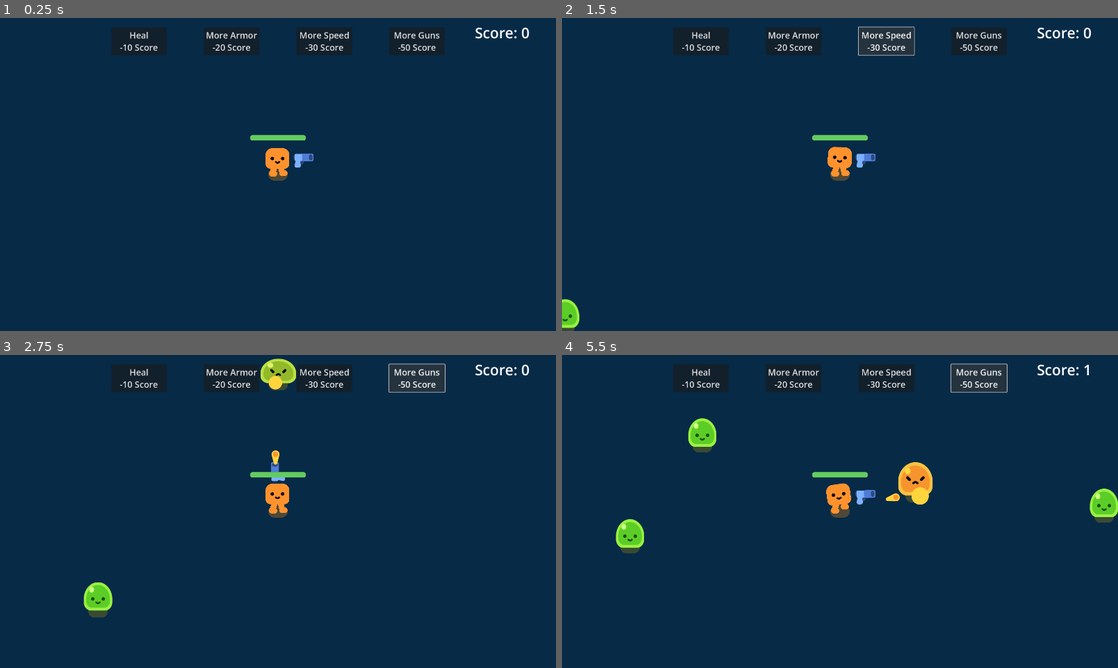
Above: before the commit, frames 1-4 (two rows, left to right).
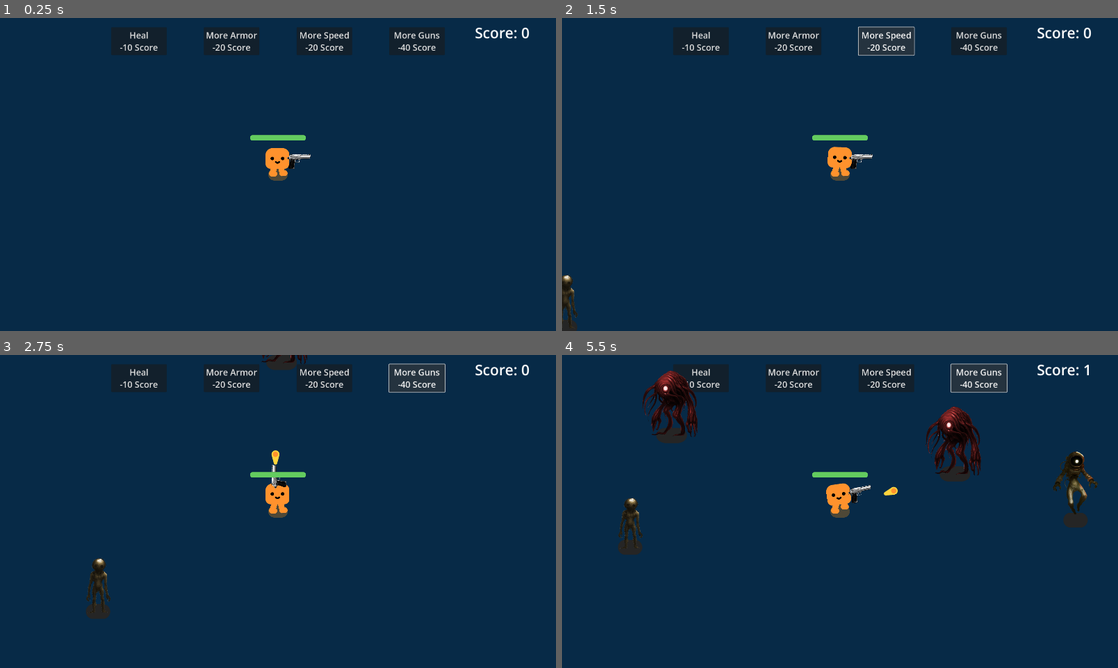
Above: after the commit, the same moments.

Repository: Marcel-MD/survivors-game
Game: Godot game, scene res://game.tscn
Same seed, same stepped clock (60 frames per second), same inputs: the game is played once before the commit and once after it.
Inputs:
- Up to frame 1 (0.25 s): no input
- Up to frame 2 (1.5 s): click "More Armor -20 Score" at 0.5 s; click "More Speed -30 Score" (after the commit: "More Speed -20 Score") at 1.25 s
- Up to frame 3 (2.75 s): click "More Guns -50 Score" (after the commit: "More Guns -40 Score") at 2 s
- Up to frame 4 (5.5 s): hold D (move_right) 2.78-3.53 s; hold S (move_down) 3.53-4.28 s; hold D (move_right) 4.28-5.03 s; hold W (move_up) from 5.03 s (still down)

The runs differ from the first frame. In frame 1, 0.2% of the frame differs, in the area x 51-73%, y 8-49%; in frame 2, 0.6%; in frame 3, 1.5%; in frame 4, 6.0%, in the area x 9-100%, y 4-64%.

Commit message:
Update assets

Diff:
--- /dev/null
+++ b/characters/eldritch_encounters/astrogor.gd
@@ -0,0 +1,10 @@
+extends Node2D
+
+
+func play_walk():
+	%AnimationPlayer.play("walk")
+
+
+func play_hurt():
+	%AnimationPlayer.play("hurt")
+	%AnimationPlayer.queue("walk")
--- /dev/null
+++ b/characters/eldritch_encounters/astrogor.tscn
@@ -0,0 +1,87 @@
+[gd_scene load_steps=9 format=3 uid="uid://sngspqyldr1i"]
+
+[ext_resource type="Texture2D" uid="uid://b7rhtttevhxtj" path="res://characters/ground_shadow.png" id="1_bauyn"]
+[ext_resource type="Script" path="res://characters/eldritch_encounters/astrogor.gd" id="1_ebcrj"]
+[ext_resource type="Texture2D" uid="uid://c48ohvrgt537n" path="res://characters/eldritch_encounters/Astrogor512.png" id="2_qg2jf"]
+[ext_resource type="Texture2D" uid="uid://e6k22uyo7la" path="res://characters/eldritch_encounters/Astrogor512Border.png" id="3_eyuup"]
+
+[sub_resource type="Animation" id="Animation_4ea7w"]
+resource_name = "RESET"
+length = 0.001
+tracks/0/type = "value"
+tracks/0/imported = false
+tracks/0/enabled = true
+tracks/0/path = NodePath("Anchor:position")
+tracks/0/interp = 1
+tracks/0/loop_wrap = true
+tracks/0/keys = {
+"times": PackedFloat32Array(0),
+"transitions": PackedFloat32Array(1),
+"update": 0,
+"values": [Vector2(0, 0)]
+}
+
+[sub_resource type="Animation" id="Animation_0on8s"]
+resource_name = "hurt"
+length = 0.2
+tracks/0/type = "value"
+tracks/0/imported = false
+tracks/0/enabled = true
+tracks/0/path = NodePath("Anchor/Astrogor512Border:modulate")
+tracks/0/interp = 1
+tracks/0/loop_wrap = true
+tracks/0/keys = {
+"times": PackedFloat32Array(0, 0.1, 0.2),
+"transitions": PackedFloat32Array(1, 1, 1),
+"update": 0,
+"values": [Color(1, 1, 1, 0), Color(1, 1, 1, 1), Color(1, 1, 1, 0)]
+}
+
+[sub_resource type="Animation" id="Animation_1qfyp"]
+resource_name = "walk"
+loop_mode = 1
+tracks/0/type = "value"
+tracks/0/imported = false
+tracks/0/enabled = true
+tracks/0/path = NodePath("Anchor:position:y")
+tracks/0/interp = 1
+tracks/0/loop_wrap = true
+tracks/0/keys = {
+"times": PackedFloat32Array(0, 0.5, 1),
+"transitions": PackedFloat32Array(1, 1, 1),
+"update": 0,
+"values": [0.0, -32.0, 0.0]
+}
+
+[sub_resource type="AnimationLibrary" id="AnimationLibrary_a3nbp"]
+_data = {
+"RESET": SubResource("Animation_4ea7w"),
+"hurt": SubResource("Animation_0on8s"),
+"walk": SubResource("Animation_1qfyp")
+}
+
+[node name="Astrogor" type="Node2D"]
+script = ExtResource("1_ebcrj")
+
+[node name="GroundShadow" type="Sprite2D" parent="."]
+modulate = Color(0.145098, 0.145098, 0.145098, 1)
+texture = ExtResource("1_bauyn")
+
+[node name="Anchor" type="Marker2D" parent="."]
+
+[node name="Astrogor512" type="Sprite2D" parent="Anchor"]
+position = Vector2(0, -96)
+scale = Vector2(0.4375, 0.4375)
+texture = ExtResource("2_qg2jf")
+
+[node name="Astrogor512Border" type="Sprite2D" parent="Anchor"]
+modulate = Color(1, 1, 1, 0)
+position = Vector2(1.3411e-07, -96)
+scale = Vector2(0.4375, 0.4375)
+texture = ExtResource("3_eyuup")
+
+[node name="AnimationPlayer" type="AnimationPlayer" parent="."]
+unique_name_in_owner = true
+libraries = {
+"": SubResource("AnimationLibrary_a3nbp")
+}
--- /dev/null
+++ b/characters/eldritch_encounters/morbith.gd
@@ -0,0 +1,10 @@
+extends Node2D
+
+
+func play_walk():
+	%AnimationPlayer.play("walk")
+
+
+func play_hurt():
+	%AnimationPlayer.play("hurt")
+	%AnimationPlayer.queue("walk")
--- /dev/null
+++ b/characters/eldritch_encounters/morbith.tscn
@@ -0,0 +1,71 @@
+[gd_scene load_steps=8 format=3 uid="uid://t402u65ckpd6"]
+
+[ext_resource type="Texture2D" uid="uid://b7rhtttevhxtj" path="res://characters/ground_shadow.png" id="1_af310"]
+[ext_resource type="Script" path="res://characters/eldritch_encounters/morbith.gd" id="1_h03nv"]
+[ext_resource type="Texture2D" uid="uid://fes5fw0jmcmw" path="res://characters/eldritch_encounters/Morbith512.png" id="2_aqny1"]
+[ext_resource type="Texture2D" uid="uid://br01i1opp8ote" path="res://characters/eldritch_encounters/Morbith512Border.png" id="3_o4l56"]
+
+[sub_resource type="Animation" id="Animation_c5spn"]
+resource_name = "hurt"
+length = 0.2
+tracks/0/type = "value"
+tracks/0/imported = false
+tracks/0/enabled = true
+tracks/0/path = NodePath("Anchor/Morbith512Border:modulate")
+tracks/0/interp = 1
+tracks/0/loop_wrap = true
+tracks/0/keys = {
+"times": PackedFloat32Array(0, 0.1, 0.2),
+"transitions": PackedFloat32Array(1, 1, 1),
+"update": 0,
+"values": [Color(1, 1, 1, 0), Color(1, 1, 1, 1), Color(1, 1, 1, 0)]
+}
+
+[sub_resource type="Animation" id="Animation_rqak7"]
+resource_name = "walk"
+length = 0.6
+loop_mode = 1
+tracks/0/type = "value"
+tracks/0/imported = false
+tracks/0/enabled = true
+tracks/0/path = NodePath("Anchor:scale")
+tracks/0/interp = 1
+tracks/0/loop_wrap = true
+tracks/0/keys = {
+"times": PackedFloat32Array(0, 0.3, 0.6),
+"transitions": PackedFloat32Array(1, 1, 1),
+"update": 0,
+"values": [Vector2(1, 1), Vector2(1, 0.9), Vector2(1, 0.999997)]
+}
+
+[sub_resource type="AnimationLibrary" id="AnimationLibrary_vrfqu"]
+_data = {
+"hurt": SubResource("Animation_c5spn"),
+"walk": SubResource("Animation_rqak7")
+}
+
+[node name="Morbith" type="Node2D"]
+script = ExtResource("1_h03nv")
+
+[node name="GroundShadow" type="Sprite2D" parent="."]
+modulate = Color(0.145098, 0.145098, 0.145098, 1)
+texture = ExtResource("1_af310")
+
+[node name="Anchor" type="Marker2D" parent="."]
+
+[node name="Morbith512" type="Sprite2D" parent="Anchor"]
+position = Vector2(7.99999, -88)
+scale = Vector2(0.4375, 0.4375)
+texture = ExtResource("2_aqny1")
+
+[node name="Morbith512Border" type="Sprite2D" parent="Anchor"]
+modulate = Color(1, 1, 1, 0)
+position = Vector2(0.999996, -87)
+scale = Vector2(0.441406, 0.441406)
+texture = ExtResource("3_o4l56")
+
+[node name="AnimationPlayer" type="AnimationPlayer" parent="."]
+unique_name_in_owner = true
+libraries = {
+"": SubResource("AnimationLibrary_vrfqu")
+}
--- /dev/null
+++ b/characters/eldritch_encounters/vespermorph.gd
@@ -0,0 +1,10 @@
+extends Node2D
+
+
+func play_walk():
+	%AnimationPlayer.play("walk")
+
+
+func play_hurt():
+	%AnimationPlayer.play("hurt")
+	%AnimationPlayer.queue("walk")
--- /dev/null
+++ b/characters/eldritch_encounters/vespermorph.tscn
@@ -0,0 +1,73 @@
+[gd_scene load_steps=8 format=3 uid="uid://c65id7v2an0t4"]
+
+[ext_resource type="Script" path="res://characters/eldritch_encounters/vespermorph.gd" id="1_bse64"]
+[ext_resource type="Texture2D" uid="uid://b7rhtttevhxtj" path="res://characters/ground_shadow.png" id="1_tbp4k"]
+[ext_resource type="Texture2D" uid="uid://ycp4q3dblbyf" path="res://characters/eldritch_encounters/Vespermorph512.png" id="2_1kxs7"]
+[ext_resource type="Texture2D" uid="uid://d2kg1lbviexdf" path="res://characters/eldritch_encounters/Vespermorph512Border.png" id="3_gasya"]
+
+[sub_resource type="Animation" id="Animation_x0vpo"]
+resource_name = "hurt"
+length = 0.2
+tracks/0/type = "value"
+tracks/0/imported = false
+tracks/0/enabled = true
+tracks/0/path = NodePath("Anchor/Vespermorph512Border:modulate")
+tracks/0/interp = 1
+tracks/0/loop_wrap = true
+tracks/0/keys = {
+"times": PackedFloat32Array(0, 0.1, 0.2),
+"transitions": PackedFloat32Array(1, 1, 1),
+"update": 0,
+"values": [Color(1, 1, 1, 0), Color(1, 1, 1, 1), Color(1, 1, 1, 0)]
+}
+
+[sub_resource type="Animation" id="Animation_e3l24"]
+resource_name = "walk"
+loop_mode = 1
+tracks/0/type = "value"
+tracks/0/imported = false
+tracks/0/enabled = true
+tracks/0/path = NodePath("Anchor:scale")
+tracks/0/interp = 1
+tracks/0/loop_wrap = true
+tracks/0/keys = {
+"times": PackedFloat32Array(0, 0.5, 1),
+"transitions": PackedFloat32Array(1, 1, 1),
+"update": 0,
+"values": [Vector2(1, 1), Vector2(1, 1.15), Vector2(1, 1)]
+}
+
+[sub_resource type="AnimationLibrary" id="AnimationLibrary_2qyq0"]
+_data = {
+"hurt": SubResource("Animation_x0vpo"),
+"walk": SubResource("Animation_e3l24")
+}
+
+[node name="Vespermorph" type="Node2D"]
+script = ExtResource("1_bse64")
+
+[node name="GroundShadow" type="Sprite2D" parent="."]
+modulate = Color(0.145098, 0.145098, 0.145098, 1)
+position = Vector2(11, 0)
+scale = Vector2(1.2619, 1)
+texture = ExtResource("1_tbp4k")
+
+[node name="Anchor" type="Marker2D" parent="."]
+scale = Vector2(1, 1.06767)
+
+[node name="Vespermorph512" type="Sprite2D" parent="Anchor"]
+position = Vector2(7.99998, -104)
+scale = Vector2(0.53125, 0.546875)
+texture = ExtResource("2_1kxs7")
+
+[node name="Vespermorph512Border" type="Sprite2D" parent="Anchor"]
+modulate = Color(1, 1, 1, 0)
+position = Vector2(8.00005, -88)
+scale = Vector2(0.53125, 0.546875)
+texture = ExtResource("3_gasya")
+
+[node name="AnimationPlayer" type="AnimationPlayer" parent="."]
+unique_name_in_owner = true
+libraries = {
+"": SubResource("AnimationLibrary_2qyq0")
+}
--- a/characters/slime/slime.gd
+++ /dev/null
@@ -1,14 +0,0 @@
-extends Node2D
-
-
-func play_walk():
-	%AnimationPlayer.play("walk")
-
-
-func play_idle():
-	%AnimationPlayer.play("idle")
-
-
-func play_hurt():
-	%AnimationPlayer.play("hurt")
-	%AnimationPlayer.queue("walk")
--- a/characters/slime/slime.tscn
+++ /dev/null
@@ -1,245 +0,0 @@
-[gd_scene load_steps=12 format=3 uid="uid://ogik4s70pgwl"]
-
-[ext_resource type="Texture2D" uid="uid://dvgfmy6vtvjji" path="res://characters/slime/slime_body.png" id="1_3j35h"]
-[ext_resource type="Script" path="res://characters/slime/slime.gd" id="1_87y5x"]
-[ext_resource type="Texture2D" uid="uid://b7rhtttevhxtj" path="res://characters/ground_shadow.png" id="1_cq7ej"]
-[ext_resource type="Texture2D" uid="uid://c078jrp2yvc4s" path="res://characters/slime/slime_face.png" id="2_ygydt"]
-[ext_resource type="Texture2D" uid="uid://btbxea1f3vwot" path="res://characters/slime/slime_body_hurt.png" id="4_0qu0c"]
-[ext_resource type="Texture2D" uid="uid://cai2ijnbypqtr" path="res://characters/slime/slime_hurt_eyes.png" id="4_hi70h"]
-
-[sub_resource type="Animation" id="Animation_y4lve"]
-length = 0.001
-tracks/0/type = "value"
-tracks/0/imported = false
-tracks/0/enabled = true
-tracks/0/path = NodePath("Anchor/Face:position:y")
-tracks/0/interp = 1
-tracks/0/loop_wrap = true
-tracks/0/keys = {
-"times": PackedFloat32Array(0),
-"transitions": PackedFloat32Array(1),
-"update": 0,
-"values": [-25.0]
-}
-tracks/1/type = "value"
-tracks/1/imported = false
-tracks/1/enabled = true
-tracks/1/path = NodePath("Anchor/SlimeBody:scale")
-tracks/1/interp = 1
-tracks/1/loop_wrap = true
-tracks/1/keys = {
-"times": PackedFloat32Array(0),
-"transitions": PackedFloat32Array(1),
-"update": 0,
-"values": [Vector2(1, 1)]
-}
-tracks/2/type = "value"
-tracks/2/imported = false
-tracks/2/enabled = true
-tracks/2/path = NodePath("Anchor:position:y")
-tracks/2/interp = 1
-tracks/2/loop_wrap = true
-tracks/2/keys = {
-"times": PackedFloat32Array(0),
-"transitions": PackedFloat32Array(1),
-"update": 0,
-"values": [0.0]
-}
-tracks/3/type = "value"
-tracks/3/imported = false
-tracks/3/enabled = true
-tracks/3/path = NodePath("Anchor/Face/SlimeFace:texture")
-tracks/3/interp = 1
-tracks/3/loop_wrap = true
-tracks/3/keys = {
-"times": PackedFloat32Array(0),
-"transitions": PackedFloat32Array(1),
-"update": 1,
-"values": [ExtResource("2_ygydt")]
-}
-tracks/4/type = "value"
-tracks/4/imported = false
-tracks/4/enabled = true
-tracks/4/path = NodePath("Anchor:scale")
-tracks/4/interp = 1
-tracks/4/loop_wrap = true
-tracks/4/keys = {
-"times": PackedFloat32Array(0),
-"transitions": PackedFloat32Array(1),
-"update": 0,
-"values": [Vector2(1, 1)]
-}
-
-[sub_resource type="Animation" id="Animation_lu163"]
-resource_name = "hurt"
-length = 0.2
-tracks/0/type = "value"
-tracks/0/imported = false
-tracks/0/enabled = true
-tracks/0/path = NodePath("Anchor/Face/SlimeFace:texture")
-tracks/0/interp = 1
-tracks/0/loop_wrap = true
-tracks/0/keys = {
-"times": PackedFloat32Array(0, 0.2),
-"transitions": PackedFloat32Array(1, 1),
-"update": 1,
-"values": [ExtResource("4_hi70h"), ExtResource("2_ygydt")]
-}
-tracks/1/type = "value"
-tracks/1/imported = false
-tracks/1/enabled = true
-tracks/1/path = NodePath("Anchor/Face:position:y")
-tracks/1/interp = 1
-tracks/1/loop_wrap = true
-tracks/1/keys = {
-"times": PackedFloat32Array(0, 0.1),
-"transitions": PackedFloat32Array(1, 1),
-"update": 0,
-"values": [-25.0, -35.0]
-}
-tracks/2/type = "value"
-tracks/2/imported = false
-tracks/2/enabled = true
-tracks/2/path = NodePath("Anchor:scale")
-tracks/2/interp = 1
-tracks/2/loop_wrap = true
-tracks/2/keys = {
-"times": PackedFloat32Array(0, 0.1, 0.2),
-"transitions": PackedFloat32Array(-2, -2, -2),
-"update": 0,
-"values": [Vector2(1, 1), Vector2(1.2, 1.2), Vector2(1, 1)]
-}
-tracks/3/type = "value"
-tracks/3/imported = false
-tracks/3/enabled = true
-tracks/3/path = NodePath("Anchor/SlimeBody/SlimeBodyHurt:modulate:a")
-tracks/3/interp = 1
-tracks/3/loop_wrap = true
-tracks/3/keys = {
-"times": PackedFloat32Array(0, 0.1, 0.2),
-"transitions": PackedFloat32Array(1, -2, 1),
-"update": 0,
-"values": [0.0, 1.0, 0.0]
-}
-
-[sub_resource type="Animation" id="Animation_71vdi"]
-resource_name = "idle"
-loop_mode = 1
-tracks/0/type = "value"
-tracks/0/imported = false
-tracks/0/enabled = true
-tracks/0/path = NodePath("Anchor/Face:position:y")
-tracks/0/interp = 1
-tracks/0/loop_wrap = true
-tracks/0/keys = {
-"times": PackedFloat32Array(0, 0.5, 1),
-"transitions": PackedFloat32Array(-2, -2, -2),
-"update": 0,
-"values": [-28.0, -24.0, -28.0]
-}
-tracks/1/type = "value"
-tracks/1/imported = false
-tracks/1/enabled = true
-tracks/1/path = NodePath("Anchor/SlimeBody:scale")
-tracks/1/interp = 1
-tracks/1/loop_wrap = true
-tracks/1/keys = {
-"times": PackedFloat32Array(0, 0.5, 1),
-"transitions": PackedFloat32Array(-2, -2, -2),
-"update": 0,
-"values": [Vector2(1, 1), Vector2(1.05, 0.95), Vector2(1, 1)]
-}
-tracks/2/type = "value"
-tracks/2/imported = false
-tracks/2/enabled = true
-tracks/2/path = NodePath("Anchor:position:y")
-tracks/2/interp = 1
-tracks/2/loop_wrap = true
-tracks/2/keys = {
-"times": PackedFloat32Array(0),
-"transitions": PackedFloat32Array(1),
-"update": 0,
-"values": [0.0]
-}
-
-[sub_resource type="Animation" id="Animation_l6fy2"]
-resource_name = "walk"
-length = 0.4
-loop_mode = 1
-tracks/0/type = "value"
-tracks/0/imported = false
-tracks/0/enabled = true
-tracks/0/path = NodePath("Anchor:position:y")
-tracks/0/interp = 1
-tracks/0/loop_wrap = true
-tracks/0/keys = {
-"times": PackedFloat32Array(0, 0.2, 0.4),
-"transitions": PackedFloat32Array(1, 1, 1),
-"update": 0,
-"values": [0.0, -20.0, 0.0]
-}
-tracks/1/type = "value"
-tracks/1/imported = false
-tracks/1/enabled = true
-tracks/1/path = NodePath("Anchor/SlimeBody:scale")
-tracks/1/interp = 2
-tracks/1/loop_wrap = true
-tracks/1/keys = {
-"times": PackedFloat32Array(0.1, 0.3, 0.5),
-"transitions": PackedFloat32Array(1, 1, 1),
-"update": 0,
-"values": [Vector2(0.9, 1.1), Vector2(1.1, 0.9), Vector2(0.9, 1.1)]
-}
-tracks/2/type = "value"
-tracks/2/imported = false
-tracks/2/enabled = true
-tracks/2/path = NodePath("Anchor/Face:position:y")
-tracks/2/interp = 2
-tracks/2/loop_wrap = true
-tracks/2/keys = {
-"times": PackedFloat32Array(0.1, 0.3, 0.5),
-"transitions": PackedFloat32Array(1, 1, 1),
-"update": 0,
-"values": [-24.0, -28.0, -24.0]
-}
-
-[sub_resource type="AnimationLibrary" id="AnimationLibrary_j6cum"]
-_data = {
-"RESET": SubResource("Animation_y4lve"),
-"hurt": SubResource("Animation_lu163"),
-"idle": SubResource("Animation_71vdi"),
-"walk": SubResource("Animation_l6fy2")
-}
-
-[node name="Slime" type="Node2D"]
-script = ExtResource("1_87y5x")
-
-[node name="GroundShadow" type="Sprite2D" parent="."]
-modulate = Color(0.223529, 0.290196, 0.203922, 1)
-z_index = -1
-z_as_relative = false
-scale = Vector2(0.8, 0.8)
-texture = ExtResource("1_cq7ej")
-
-[node name="Anchor" type="Marker2D" parent="."]
-
-[node name="SlimeBody" type="Sprite2D" parent="Anchor"]
-texture = ExtResource("1_3j35h")
-offset = Vector2(0, -36)
-
-[node name="SlimeBodyHurt" type="Sprite2D" parent="Anchor/SlimeBody"]
-modulate = Color(1, 1, 1, 0)
-texture = ExtResource("4_0qu0c")
-offset = Vector2(0, -36)
-
-[node name="Face" type="Marker2D" parent="Anchor"]
-position = Vector2(0, -25)
-
-[node name="SlimeFace" type="Sprite2D" parent="Anchor/Face"]
-texture = ExtResource("2_ygydt")
-
-[node name="AnimationPlayer" type="AnimationPlayer" parent="."]
-unique_name_in_owner = true
-libraries = {
-"": SubResource("AnimationLibrary_j6cum")
-}
--- a/enemy.gd
+++ b/enemy.gd
@@ -1,21 +1,42 @@
 extends CharacterBody2D
 
-var health = 3
 const SMOKE = preload("res://smoke_explosion/smoke_explosion.tscn")
+const MORBITH = preload("res://characters/eldritch_encounters/morbith.tscn")
+const ASTROGOR = preload("res://characters/eldritch_encounters/astrogor.tscn")
+const VESPERMORPH = preload("res://characters/eldritch_encounters/vespermorph.tscn")
 @onready var player = get_node("/root/Game/Player")
 
+var enemy
+var speed = 300
+var health = 3
+var damage = 30
+
 func _ready():
-	%Slime.play_walk()
+	var seed = randf()
+	if seed < 0.2:
+		enemy = VESPERMORPH.instantiate()
+		speed = 200
+		health = 6
+		damage = 50
+	elif seed < 0.5:
+		enemy = ASTROGOR.instantiate()
+		speed = 500
+		health = 4
+	else:
+		enemy = MORBITH.instantiate()
+
+	add_child(enemy)
+	enemy.play_walk()
 
 
 func _physics_process(delta):
 	var direction = global_position.direction_to(player.global_position)
-	velocity = direction * 300
+	velocity = direction * speed
 	move_and_slide()
 
 
 func take_damage():
-	$Slime.play_hurt()
+	enemy.play_hurt()
 	health -= 1
 
 	if health == 0:
--- a/enemy.tscn
+++ b/enemy.tscn
@@ -1,7 +1,6 @@
-[gd_scene load_steps=4 format=3 uid="uid://cvvjnwq3nixi"]
+[gd_scene load_steps=3 format=3 uid="uid://cvvjnwq3nixi"]
 
 [ext_resource type="Script" path="res://enemy.gd" id="1_rgein"]
-[ext_resource type="PackedScene" uid="uid://ogik4s70pgwl" path="res://characters/slime/slime.tscn" id="2_fs4sb"]
 
 [sub_resource type="CircleShape2D" id="CircleShape2D_aqa6m"]
 radius = 50.0
@@ -11,9 +10,6 @@
 collision_mask = 3
 script = ExtResource("1_rgein")
 
-[node name="Slime" parent="." instance=ExtResource("2_fs4sb")]
-unique_name_in_owner = true
-
 [node name="CollisionShape2D" type="CollisionShape2D" parent="."]
 position = Vector2(0, -32)
 shape = SubResource("CircleShape2D_aqa6m")
--- a/game.gd
+++ b/game.gd
@@ -43,20 +43,20 @@
 		return
 
 	player.increment_score(-20)
-	player.decrease_damage_rate()
+	player.increase_armor()
 
 
 func _on_speed_button_pressed():
-	if player.score < 30:
+	if player.score < 20:
 		return
 
-	player.increment_score(-30)
+	player.increment_score(-20)
 	player.increase_speed()
 
 
 func _on_gun_button_pressed():
-	if player.score < 50:
+	if player.score < 40:
 		return
 
-	player.increment_score(-50)
+	player.increment_score(-40)
 	player.add_new_gun()
--- /dev/null
+++ b/game.gdshader
@@ -0,0 +1,19 @@
+shader_type canvas_item;
+
+uniform sampler2D noise : repeat_enable;
+uniform vec2 scroll = vec2(0, -0.05);
+uniform vec4 tone_color : source_color;
+
+void fragment() {
+	vec4 noise_col = texture(noise, UV + scroll * TIME);
+	COLOR = noise_col * tone_color;
+}
+
+//void vertex() {
+	//// Called for every vertex the material is visible on.
+//}
+
+//void light() {
+	// Called for every pixel for every light affecting the CanvasItem.
+	// Uncomment to replace the default light processing function with this one.
+//}
--- a/game.tscn
+++ b/game.tscn
@@ -62,7 +62,7 @@
 offset_bottom = 128.0
 theme_override_font_sizes/font_size = 30
 text = "More Speed
--30 Score"
+-20 Score"
 
 [node name="GunButton" type="Button" parent="CanvasLayer"]
 offset_left = 1344.0
@@ -71,7 +71,7 @@
 offset_bottom = 128.0
 theme_override_font_sizes/font_size = 30
 text = "More Guns
--50 Score"
+-40 Score"
 
 [node name="Player" parent="." instance=ExtResource("1_nc74y")]
 position = Vector2(960, 544)
--- a/gun.tscn
+++ b/gun.tscn
@@ -1,12 +1,13 @@
 [gd_scene load_steps=4 format=3 uid="uid://dcdxdh5g823ri"]
 
 [ext_resource type="Script" path="res://gun.gd" id="1_fnsvp"]
-[ext_resource type="Texture2D" uid="uid://cswb5do8rrj7q" path="res://pistol/pistol.png" id="1_m0c32"]
+[ext_resource type="Texture2D" uid="uid://dpce2dqbfdqht" path="res://pistol/deagle.webp" id="2_i3she"]
 
 [sub_resource type="CircleShape2D" id="CircleShape2D_odi7v"]
 radius = 512.062
 
 [node name="Gun" type="Area2D"]
+position = Vector2(2.08165e-12, 2.08165e-12)
 collision_layer = 0
 collision_mask = 2
 script = ExtResource("1_fnsvp")
@@ -16,13 +17,16 @@
 
 [node name="PivotPoint" type="Marker2D" parent="."]
 
-[node name="Pistol" type="Sprite2D" parent="PivotPoint"]
-position = Vector2(88, 0)
-texture = ExtResource("1_m0c32")
+[node name="Deagle" type="Sprite2D" parent="PivotPoint"]
+position = Vector2(72, 0)
+scale = Vector2(0.3905, 0.424202)
+texture = ExtResource("2_i3she")
+flip_h = true
 
-[node name="ShootingPoint" type="Marker2D" parent="PivotPoint/Pistol"]
+[node name="ShootingPoint" type="Marker2D" parent="PivotPoint/Deagle"]
 unique_name_in_owner = true
-position = Vector2(25, -10)
+position = Vector2(104.994, -23.5737)
+scale = Vector2(2.56082, 2.35737)
 
 [node name="Timer" type="Timer" parent="."]
 wait_time = 0.3
--- a/player.gd
+++ b/player.gd
@@ -3,10 +3,12 @@
 @onready var score_label = get_node("/root/Game/CanvasLayer/ScoreLabel")
 const GUN = preload("res://gun.tscn")
 signal health_depleted
-var damage_rate = 30.0
+
+var armor = 1.0
 var health = 100.0
 var speed = 600
 var score = 0
+var guns = 0
 
 func increment_score(amount):
 	score += amount
@@ -14,6 +16,8 @@
 
 func add_new_gun():
 	var gun = GUN.instantiate()
+	gun.position.y = guns * 20
+	guns += 1
 	add_child(gun)
 
 func heal():
@@ -23,9 +27,9 @@
 func increase_speed():
 	speed += 150
 
-func decrease_damage_rate():
-	if damage_rate > 5.0:
-		damage_rate -= 5.0
+func increase_armor():
+	if armor > 0.3:
+		armor -= 0.2
 
 
 func _physics_process(delta):
@@ -40,7 +44,10 @@
 
 	var overlapping_enemies = %HurtBox.get_overlapping_bodies()
 	if overlapping_enemies.size() > 0:
-		health -= damage_rate * overlapping_enemies.size() * delta
+		var damage = 0
+		for enemy in overlapping_enemies:
+			damage += enemy.damage
+		health -= damage * armor * delta
 		%HealthBar.value = health
 		if health <= 0.0:
 			health_depleted.emit()
Binary file removed: characters/eldritch_encounters/Astrogor.png
Not shown, removed: characters/eldritch_encounters/Astrogor.png.import
Binary file removed: characters/eldritch_encounters/Astrogor512Extra.png
Not shown, removed: characters/eldritch_encounters/Astrogor512Extra.png.import
Binary file removed: characters/eldritch_encounters/AstrogorBorder.png
Not shown, removed: characters/eldritch_encounters/AstrogorBorder.png.import
Binary file removed: characters/eldritch_encounters/Morbith.png
Not shown, removed: characters/eldritch_encounters/Morbith.png.import
Binary file removed: characters/eldritch_encounters/Morbith512Extra.png
Not shown, removed: characters/eldritch_encounters/Morbith512Extra.png.import
Binary file removed: characters/eldritch_encounters/MorbithBorder.png
Not shown, removed: characters/eldritch_encounters/MorbithBorder.png.import
(and 18 more such lines)
